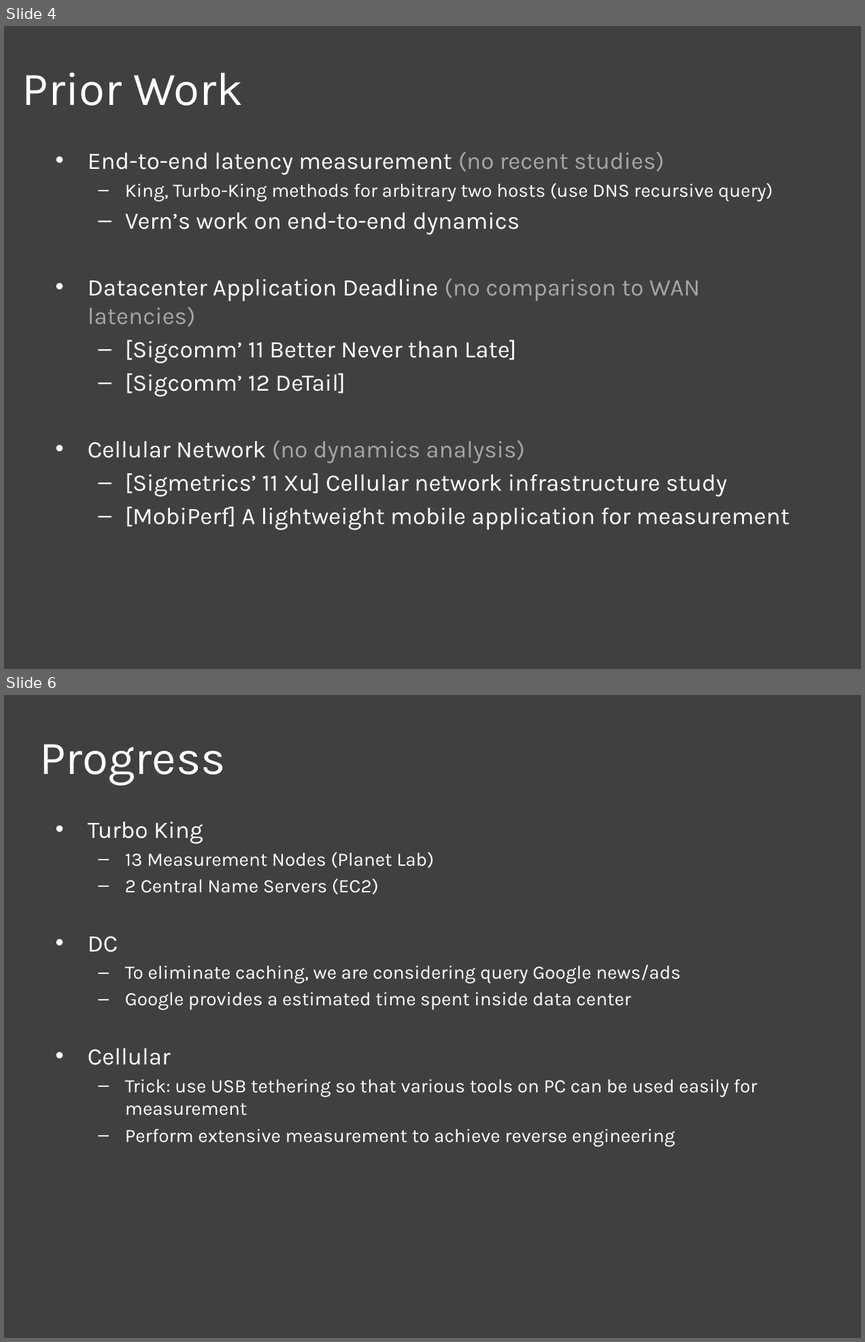
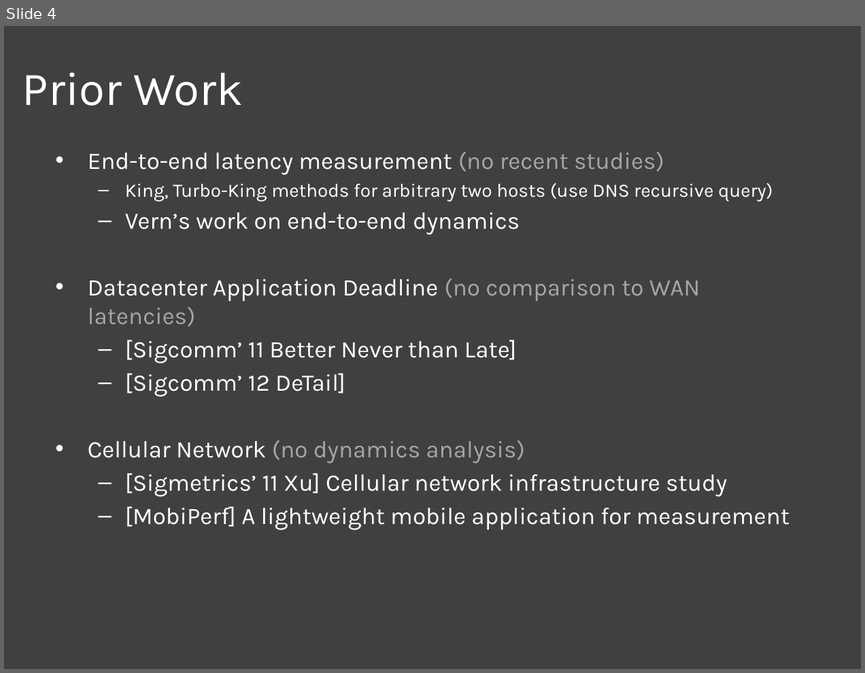
Before and after one commit to nebgnahz/CS268NetworkMeasurement, a slide deck: doc/MidTerm/MidTerm.pptx. Shown one above the other, each under a label of ours: slides 4 and 6 before the commit, slide 4 after it; the slides between them are not shown. The pictures are 865x1342 and 865x673 pixels, drawn with LibreOffice and Linux fonts; fonts in the diff are those of the drawing. Boxes give left, top, right and bottom in pixels: in the first picture for what was removed or moved away, otherwise in the second. Text is boxed around its words. In the diff, an @@ line names an element or a change of style, - is before the commit and + after.

```diff
--- a/doc/MidTerm/MidTerm.pptx
+++ b/doc/MidTerm/MidTerm.pptx
@@ slide 6 removed at (4,695,861,1338), background #404040 @@
@@ title removed at (39,744,226,785) @@
-Progress
@@ text removed at (88,821,757,1146) @@
-• Turbo King
-  – 13 Measurement Nodes (Planet Lab)
-  – 2 Central Name Servers (EC2)
-• DC
-  – To eliminate caching, we are considering query Google news/ads
-  – Google provides a estimated time spent inside data center
-• Cellular
-  – Trick: use USB tethering so that various tools on PC can be used easily for measurement
-  – Perform extensive measurement to achieve reverse engineering
```
Also in this commit, not shown: 4 slides changed, 3 slides added.
